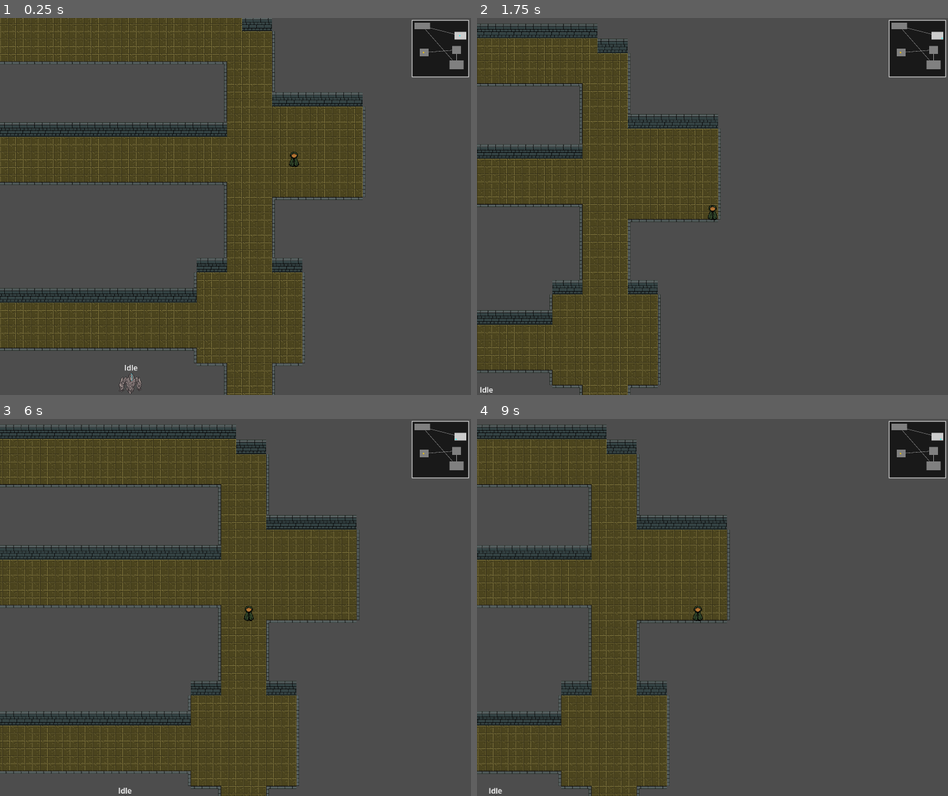
Above: before the commit, frames 1-4 (two rows, left to right).
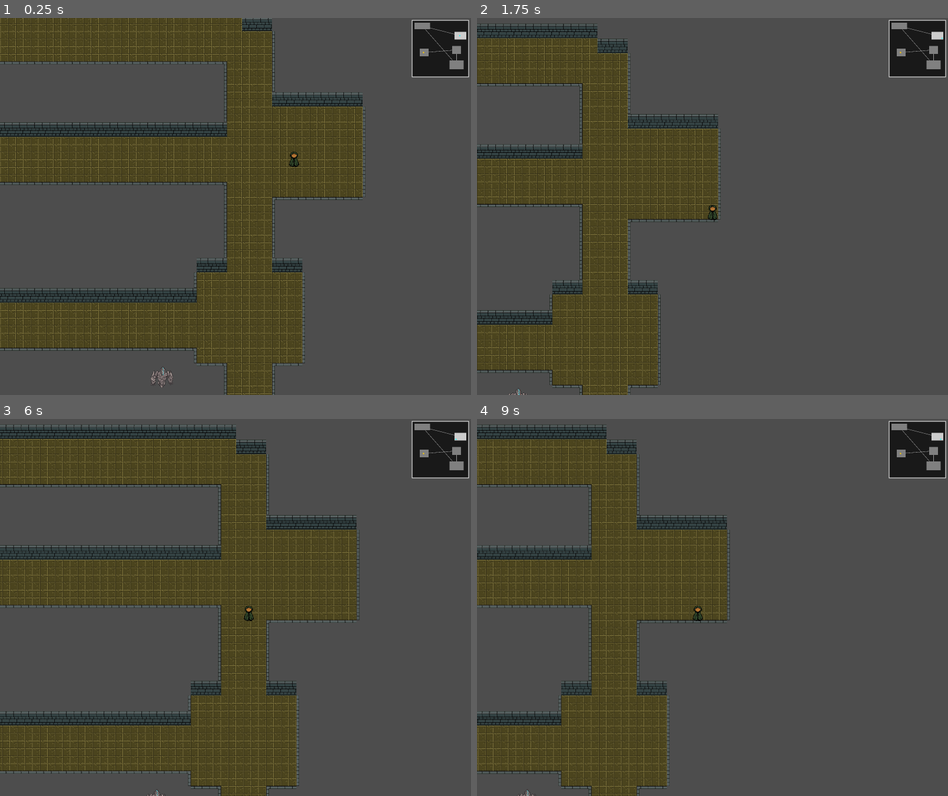
Above: after the commit, the same moments.

Repository: afilipovski/masked-descent
Game: Godot game, scene res://scenes/main.tscn
Two runs of this game, one before a commit and one after it. Both use one fixed random seed, a clock stepped at 60 frames per second and the inputs below.
Inputs:
- Up to frame 1 (0.25 s): no input
- Up to frame 2 (1.75 s): hold D (move_right) 0.53-1.28 s; tap Shift (sprint) at 0.6, 1.35 s; hold S (move_down) from 1.28 s (still down)
- Up to frame 3 (6 s): release S (move_down) at 2.03 s; hold D (move_right) 2.03-2.78 s; tap Shift (sprint) every 0.75 s from 2.1 to 5.85 s; hold W (move_up) 2.78-3.53 s; hold A (move_left) 3.53-5.03 s; hold S (move_down) 5.03-5.78 s; hold D (move_right) from 5.78 s (still down)
- Up to frame 4 (9 s): release D (move_right) at 6.53 s; hold W (move_up) 6.53-7.28 s; tap Shift (sprint) every 0.75 s from 6.6 to 8.85 s; hold D (move_right) 7.28-8.03 s; hold S (move_down) 8.03-8.78 s; hold A (move_left) from 8.78 s (still down)

The runs differ from the first frame. In frame 1, 0.2% of the frame differs, in the area x 25-37%, y 92-100%; in frame 2, less than 0.1%; in frame 3, less than 0.1%; in frame 4, less than 0.1%.

Commit message:
Boss - king von

Diff:
--- a/project.godot
+++ b/project.godot
@@ -15,14 +15,14 @@
 config/features=PackedStringArray("4.6", "GL Compatibility")
 config/icon="res://icon.svg"
 
-[global_group]
-
-tilemap=""
-
 [display]
 
 window/size/viewport_width=2000
 window/size/viewport_height=2000
+
+[global_group]
+
+tilemap=""
 
 [input]
 
--- a/scenes/boss.tscn
+++ b/scenes/boss.tscn
@@ -1,18 +1,18 @@
 [gd_scene format=3 uid="uid://dsntk08imjg58"]
 
-[ext_resource type="Script" uid="uid://dhn880l0gnged" path="res://scenes/boss.gd" id="1_2cdgk"]
+[ext_resource type="Script" uid="uid://dhn880l0gnged" path="res://scripts/boss/boss.gd" id="1_2cdgk"]
 [ext_resource type="Texture2D" uid="uid://ckhwv5fufnmjs" path="res://assets/Mecha-stone Golem 0.1/PNG sheet/Character_sheet.png" id="1_neq0i"]
 [ext_resource type="Texture2D" uid="uid://dtbddus22il2t" path="res://assets/Mecha-stone Golem 0.1/weapon PNG/Laser_sheet.png" id="2_jncid"]
-[ext_resource type="Script" uid="uid://ddh8uetrmb73i" path="res://scenes/finite_state_machine.gd" id="3_qnbj4"]
-[ext_resource type="Script" uid="uid://bwf01upd1qvob" path="res://scenes/idle.gd" id="4_wqpjq"]
-[ext_resource type="Script" uid="uid://c8g6b6wrxxp7q" path="res://scenes/follow.gd" id="6_qsl3t"]
-[ext_resource type="Script" uid="uid://d3r5a4hxhbf7k" path="res://scenes/melee_attack.gd" id="7_5m4cx"]
-[ext_resource type="Script" uid="uid://bp7lxxwr0p8mo" path="res://scenes/homing_missile.gd" id="8_0onds"]
-[ext_resource type="Script" uid="uid://b5waicura4l7e" path="res://scenes/laser_beam.gd" id="8_5f346"]
-[ext_resource type="Script" uid="uid://cy5okpj1jx6i0" path="res://scenes/armor_buff.gd" id="9_0onds"]
+[ext_resource type="Script" uid="uid://ddh8uetrmb73i" path="res://scripts/boss/finite_state_machine.gd" id="3_qnbj4"]
+[ext_resource type="Script" uid="uid://bwf01upd1qvob" path="res://scripts/boss/idle.gd" id="4_wqpjq"]
+[ext_resource type="Script" uid="uid://c8g6b6wrxxp7q" path="res://scripts/boss/follow.gd" id="6_qsl3t"]
+[ext_resource type="Script" uid="uid://d3r5a4hxhbf7k" path="res://scripts/boss/melee_attack.gd" id="7_5m4cx"]
+[ext_resource type="Script" uid="uid://bp7lxxwr0p8mo" path="res://scripts/boss/homing_missile.gd" id="8_0onds"]
+[ext_resource type="Script" uid="uid://b5waicura4l7e" path="res://scripts/boss/laser_beam.gd" id="8_5f346"]
+[ext_resource type="Script" uid="uid://cy5okpj1jx6i0" path="res://scripts/boss/armor_buff.gd" id="9_0onds"]
 [ext_resource type="PackedScene" uid="uid://beenxo0abgyb0" path="res://scenes/bullet.tscn" id="9_8eiau"]
-[ext_resource type="Script" uid="uid://b3kadavdj8333" path="res://scenes/dash.gd" id="11_lfs1x"]
-[ext_resource type="Script" uid="uid://crgqael0eeyqh" path="res://scenes/death.gd" id="12_lfs1x"]
+[ext_resource type="Script" uid="uid://b3kadavdj8333" path="res://scripts/boss/dash.gd" id="11_lfs1x"]
+[ext_resource type="Script" uid="uid://crgqael0eeyqh" path="res://scripts/boss/death.gd" id="12_lfs1x"]
 
 [sub_resource type="CapsuleShape2D" id="CapsuleShape2D_neq0i"]
 radius = 23.0
@@ -376,13 +376,5 @@
 [node name="Death" type="Node2D" parent="boss/FiniteStateMachine" unique_id=644091892]
 script = ExtResource("12_lfs1x")
 
-[node name="debug" type="Label" parent="boss" unique_id=695601583]
-offset_left = -25.0
-offset_top = -48.0
-offset_right = 24.0
-offset_bottom = -25.0
-text = "debug"
-horizontal_alignment = 1
-
 [connection signal="body_entered" from="boss/PlayerDetection" to="boss/FiniteStateMachine/Idle" method="_on_player_detection_body_entered"]
 [connection signal="body_exited" from="boss/PlayerDetection" to="boss/FiniteStateMachine/Idle" method="_on_player_detection_body_exited"]
--- a/scenes/main.tscn
+++ b/scenes/main.tscn
@@ -4,16 +4,16 @@
 [ext_resource type="PackedScene" uid="uid://bylwq0ey4uygd" path="res://scenes/ui/minimap.tscn" id="1_tefeu"]
 [ext_resource type="Texture2D" uid="uid://b17xn4u5gk3kl" path="res://assets/wall-test.png" id="2_04qyp"]
 [ext_resource type="Texture2D" uid="uid://b0mpuy4m3yxgp" path="res://assets/stairs.jpg" id="3_fws66"]
-[ext_resource type="Texture2D" path="res://assets/wall-n.png" id="4_wall_n"]
-[ext_resource type="Texture2D" path="res://assets/wall-s.png" id="5_wall_s"]
-[ext_resource type="Texture2D" path="res://assets/wall-e.png" id="6_wall_e"]
-[ext_resource type="Texture2D" path="res://assets/wall-w.png" id="7_wall_w"]
-[ext_resource type="Texture2D" path="res://assets/wall-corner-ne.png" id="8_wall_ne"]
-[ext_resource type="Texture2D" path="res://assets/wall-corner-nw.png" id="9_wall_nw"]
 [ext_resource type="Script" uid="uid://cg3nobg4uifa" path="res://scripts/character_body_2d.gd" id="3_j7wrs"]
+[ext_resource type="Texture2D" uid="uid://0rcyg17w1i88" path="res://assets/wall-n.png" id="4_wall_n"]
 [ext_resource type="Texture2D" uid="uid://bu510rq3khy0q" path="res://assets/main_character.png" id="5_04qyp"]
 [ext_resource type="Script" uid="uid://c7qk5anmpq1im" path="res://scripts/dungeon_generator.gd" id="5_o6xl0"]
-[ext_resource type="PackedScene" uid="uid://c4n8f8uk1m84t" path="res://scenes/boss_room.tscn" id="6_tefeu"]
+[ext_resource type="Texture2D" uid="uid://b1nxaceg67pkb" path="res://assets/wall-s.png" id="5_wall_s"]
+[ext_resource type="PackedScene" path="res://scenes/boss_room.tscn" id="6_tefeu"]
+[ext_resource type="Texture2D" uid="uid://bqjw0titvxwbt" path="res://assets/wall-e.png" id="6_wall_e"]
+[ext_resource type="Texture2D" uid="uid://5wk2217drca7" path="res://assets/wall-w.png" id="7_wall_w"]
+[ext_resource type="Texture2D" uid="uid://clc2l7mydwmgc" path="res://assets/wall-corner-ne.png" id="8_wall_ne"]
+[ext_resource type="Texture2D" uid="uid://dux32kp2atja0" path="res://assets/wall-corner-nw.png" id="9_wall_nw"]
 
 [sub_resource type="TileSetAtlasSource" id="TileSetAtlasSource_0e48y"]
 texture = ExtResource("1_o6xl0")
@@ -127,8 +127,6 @@
 position_smoothing_enabled = true
 rotation_smoothing_enabled = true
 
+[node name="BossRoom" parent="." unique_id=261575104 instance=ExtResource("6_tefeu")]
+
 [connection signal="dungeon_generated" from="TileMap" to="UI/MarginContainer/Minimap" method="update_dungeon_data"]
-[node name="Node2D" type="Node2D" parent="." unique_id=407149965]
-
-[node name="BossRoom" parent="." unique_id=261575104 instance=ExtResource("6_tefeu")]
-position = Vector2(-67, 13)
--- a/scenes/boss.gd
+++ b/scripts/boss/boss.gd
@@ -12,7 +12,6 @@
 		health = value
 
 		if value <= 0:
-
 			find_child("FiniteStateMachine").change_state("Death")
 		elif value <= 100 / 2 and DEF == 0:
 			DEF = 5
--- a/scenes/follow.gd
+++ b/scripts/boss/follow.gd
@@ -24,6 +24,8 @@
 	print(distance)
 	if distance < 50:
 		get_parent().change_state("MeleeAttack")
+	elif distance >= 50 and distance <= 130:
+		get_parent().change_state("Dash")
 	elif distance > 130:
 		var chance = randi() % 2
 		match chance:
--- a/scripts/state.gd
+++ b/scripts/state.gd
@@ -4,14 +4,12 @@
 @onready var character: CharacterBody2D = get_parent().get_parent() as CharacterBody2D
 @onready var player: CharacterBody2D = get_tree().get_first_node_in_group("player")
 @onready var animation_player: AnimationPlayer = null
-@onready var debug: Label = null
 @onready var pivot: Node2D = null
 
 
 func _ready() -> void:
 	if character:
 		animation_player = character.get_node_or_null("AnimationPlayer") as AnimationPlayer
-		debug = character.get_node_or_null("debug") as Label
 		pivot = character.get_node_or_null("Pivot") as Node2D
 	set_physics_process(false)
 
@@ -26,5 +24,3 @@
 
 func _physics_process(_delta: float) -> void:
 	transition()
-	if debug:
-		debug.text = name
Not shown, added: assets/enemies/dwarf_animated.png.import
Not shown, added: assets/swoosh.png.import
Renamed: scenes/armor_buff.gd -> scripts/boss/armor_buff.gd
Renamed: scenes/armor_buff.gd.uid -> scripts/boss/armor_buff.gd.uid
Renamed: scenes/boss.gd.uid -> scripts/boss/boss.gd.uid
Renamed: scenes/bullet.gd -> scripts/boss/bullet.gd
Renamed: scenes/bullet.gd.uid -> scripts/boss/bullet.gd.uid
Renamed: scenes/dash.gd -> scripts/boss/dash.gd
Renamed: scenes/dash.gd.uid -> scripts/boss/dash.gd.uid
Renamed: scenes/death.gd -> scripts/boss/death.gd
Renamed: scenes/death.gd.uid -> scripts/boss/death.gd.uid
Renamed: scenes/finite_state_machine.gd -> scripts/boss/finite_state_machine.gd
(and 16 more such lines)
